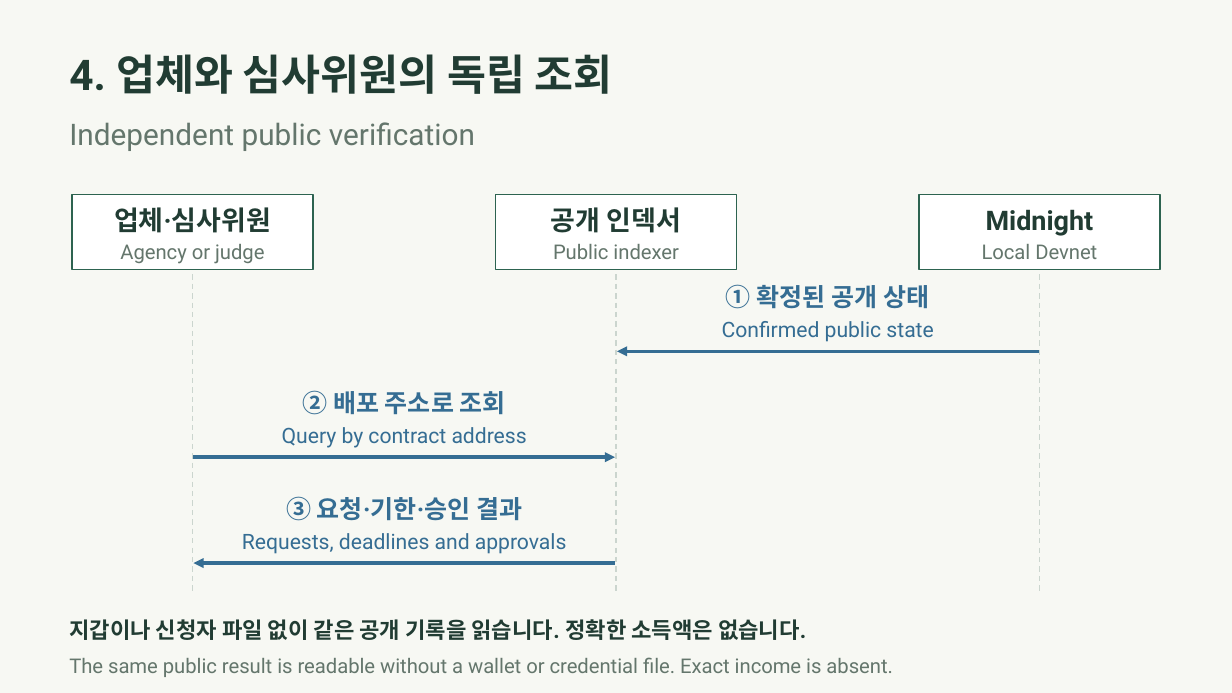
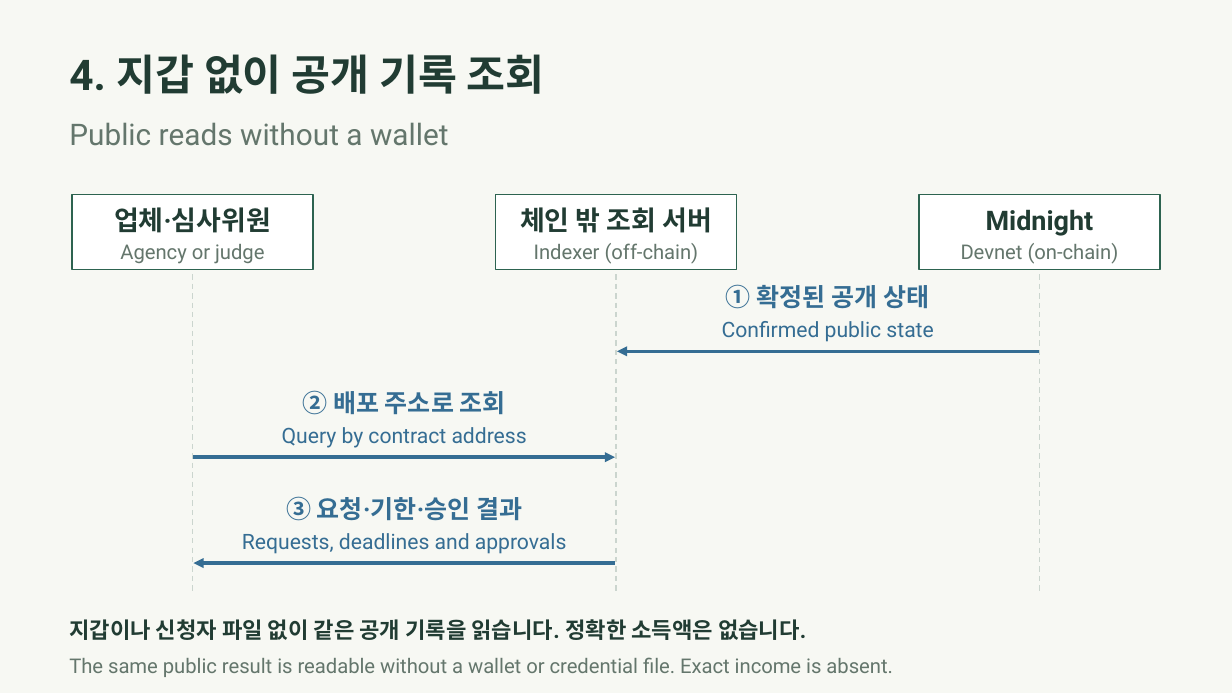
Before and after one commit to team-hyunjae/MatchProof, a slide deck: slide 7 of submission/MatchProof-pitch.ko-en.pptx. Drawn at 1232x693 pixels with LibreOffice and Linux fonts; fonts in the diff are those of the drawing. Boxes give left, top, right and bottom in pixels: in the first picture for what was removed or moved away, otherwise in the second. Text is boxed around its words. In the diff, an @@ line names an element or a change of style, - is before the commit and + after.

Commit message:
Clarify the indexer as an off-chain public read service

```diff
--- a/submission/MatchProof-pitch.ko-en.pptx
+++ b/submission/MatchProof-pitch.ko-en.pptx
@@ text at bbox=[69, 54, 545, 94]: text changed @@
-4. 업체와 심사위원의 독립 조회
+4. 지갑 없이 공개 기록 조회
@@ text at bbox=[69, 122, 449, 146]: text changed @@
-Independent public verification
+Public reads without a wallet
@@ text at bbox=[520, 207, 712, 233]: text changed @@
-공개 인덱서
+체인 밖 조회 서버
@@ text at bbox=[534, 243, 699, 264]: text changed @@
-Public indexer
+Indexer (off-chain)
@@ text at bbox=[961, 243, 1119, 264]: text changed @@
-Local Devnet
+Devnet (on-chain)
```
Also in this commit, not shown: 3 other files.
